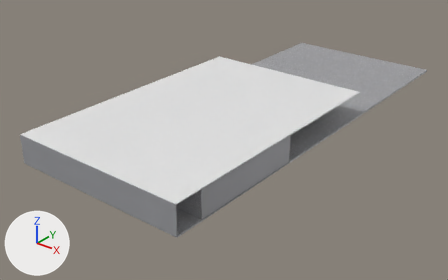
What one commit did to the Blender file MRT/Under the ground/jeff/pratice/pra.blend.
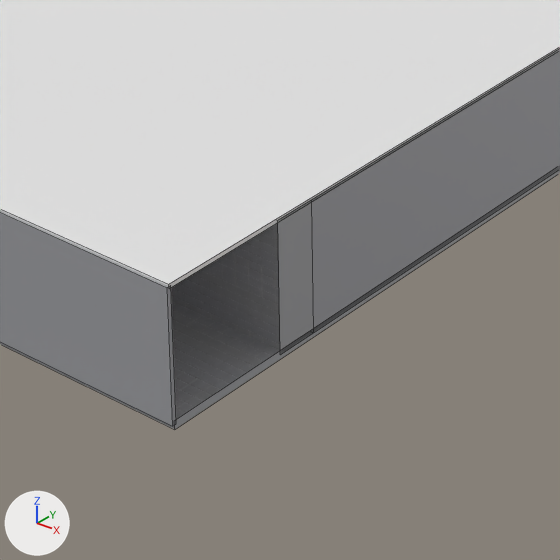
Each version is shown whole from a camera (50 mm lens) standing at (38.4, -54.6, 28.3) and looking at (-1.9, -4.2, -3.0), then close up on the part from 30% to 60% of the width and 49% to 96% of the height. Arrows for +X, +Y and +Z are at lower left; the lights stay in place. The close-ups show mesh edges as thin lines.

The first close-up shows '地板', '牆壁2', '立方體.001', '立方體.002', '立方體.054'.
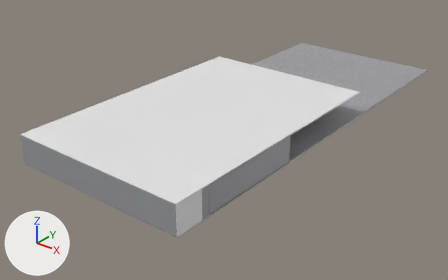
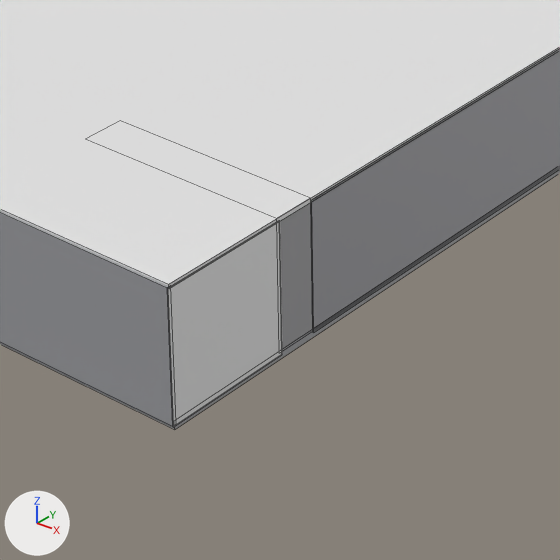
Boxes [x1, y1, x2, y2] around the edits, measured in the close-ups (560 x 560 px):
'立方體.041', added: after [168, 221, 282, 427]
'立方體.001', moved: before [171, 200, 313, 355]; after [280, 203, 313, 348]
'地板', unchanged, covered by the edit: [0, 167, 560, 429] in both

The change in detail:
Picture 'TexturesCom_TilesPlain0124_1_seamless_S.jpg.002' (img_texturescom_tilesplain0124_1_seamless_s_jpg_002) is new.
Material '材質' (mat_材質) changes its picture from img_s__133963779_jpg_001 to img_texturescom_tilesplain0124_1_seamless_s_jpg_002.
Material 'black.001' (mat_black_001) is new.
Its base color is (0.0, 0.0, 0.0) (black #000000).
me_立方體_004 has 8 vertices, 6 faces and spans x -1.0..1.0, y -1.0..1.0, z -1.0..1.0.
me_立方體_004 no longer uses material mat_材質_035 (picture img_texturescom_tilesplain0124_1_seamless_s_jpg_001).
me_立方體_004 now uses material mat_材質 (picture img_texturescom_tilesplain0124_1_seamless_s_jpg_002).
Mesh me_立方體_1882 is new.
It is a box spanning x -1.0..1.0, y -1.0..1.0, z -1.0..1.0.
It uses material mat_black_001 (black #000000).
Object '立方體.001' (ob_立方體_001) moves from (7.5, -21.49, 1.5) to (7.49, -21.5, 1.54).
Object '立方體.041' (ob_立方體_041) is new; it shows a copy of the mesh of ob_立方體_054.
Its location is (10.0, -23.48, 1.47).
Its scale is (0.01, 1.55, 1.5).
Object '立方體.1484' (ob_立方體_1484) is new; it shows me_立方體_1882.
Its location is (8.36, -22.19, 1.45).
Its rotation in degrees is (0, -29, 360).
Its scale is (1.88, 0.0264, 0.0129).
